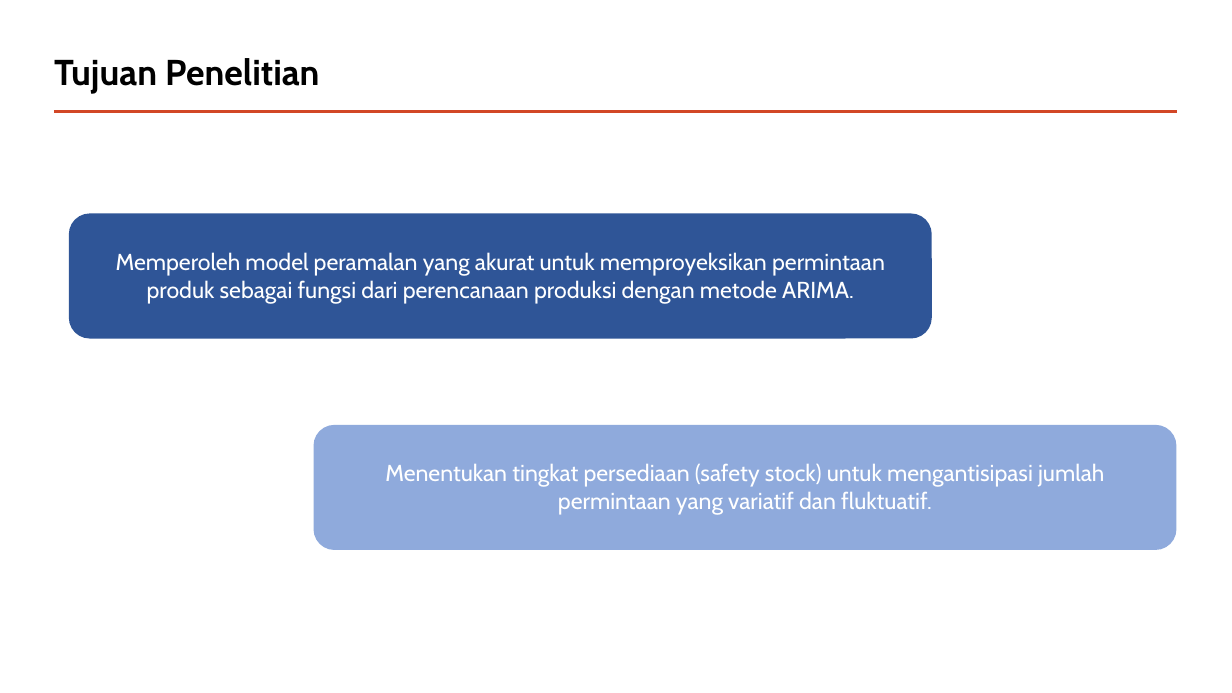
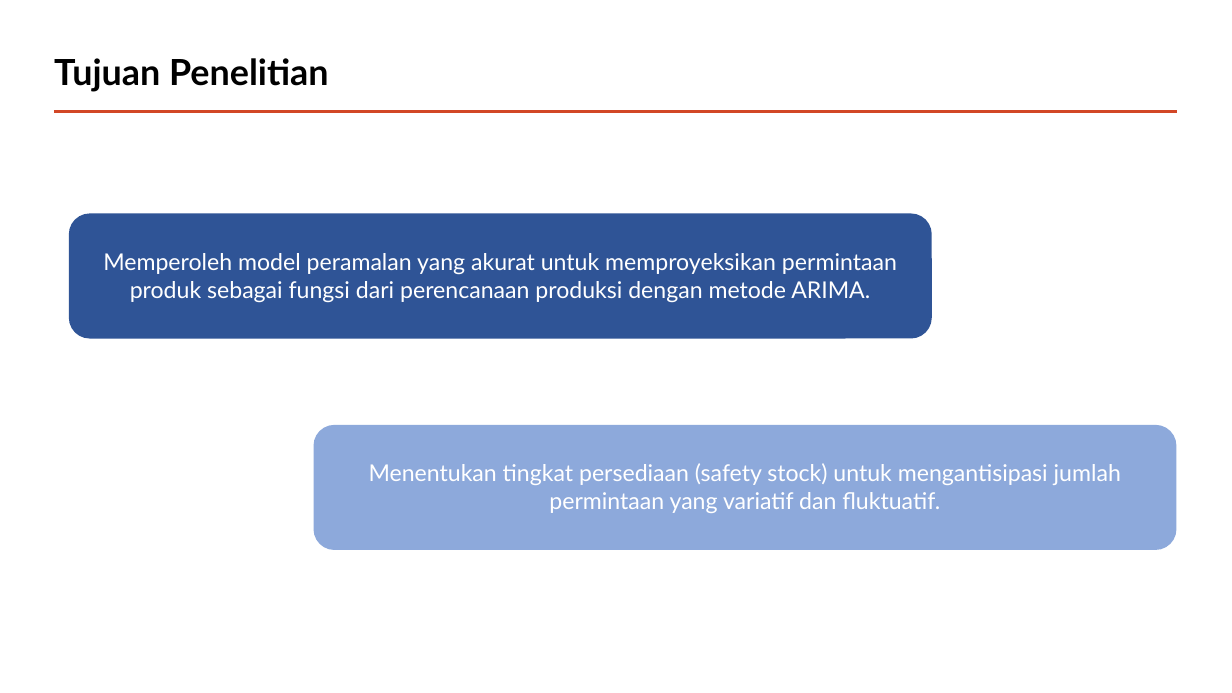
Before and after one commit to andrewmanuelt/arima, a slide deck: slide 4 of Presentasi.pptx. Drawn at 1232x693 pixels with LibreOffice and Linux fonts; fonts in the diff are those of the drawing. Boxes give left, top, right and bottom in pixels: in the first picture for what was removed or moved away, otherwise in the second. Text is boxed around its words. In the diff, an @@ line names an element or a change of style, - is before the commit and + after.

```diff
--- a/Presentasi.pptx
+++ b/Presentasi.pptx
@@ title "Tujuan Penelitian" at (54,58,329,92): font Cabin to Lato @@
@@ rounded rectangle "Memperoleh model peramalan yang akurat ..." at (69,213,933,338): font Cabin to Lato; fill #2F5597 to #2F5496; proportions changed @@
@@ rounded rectangle "Menentukan tingkat persediaan (safety stock) ..." at (313,425,1177,550): font Cabin to Lato; fill #8FAADC to #8DA9DB; proportions changed @@
```
Also in this commit, not shown: 12 other slides changed, 5 slides added, 2 slides removed.
